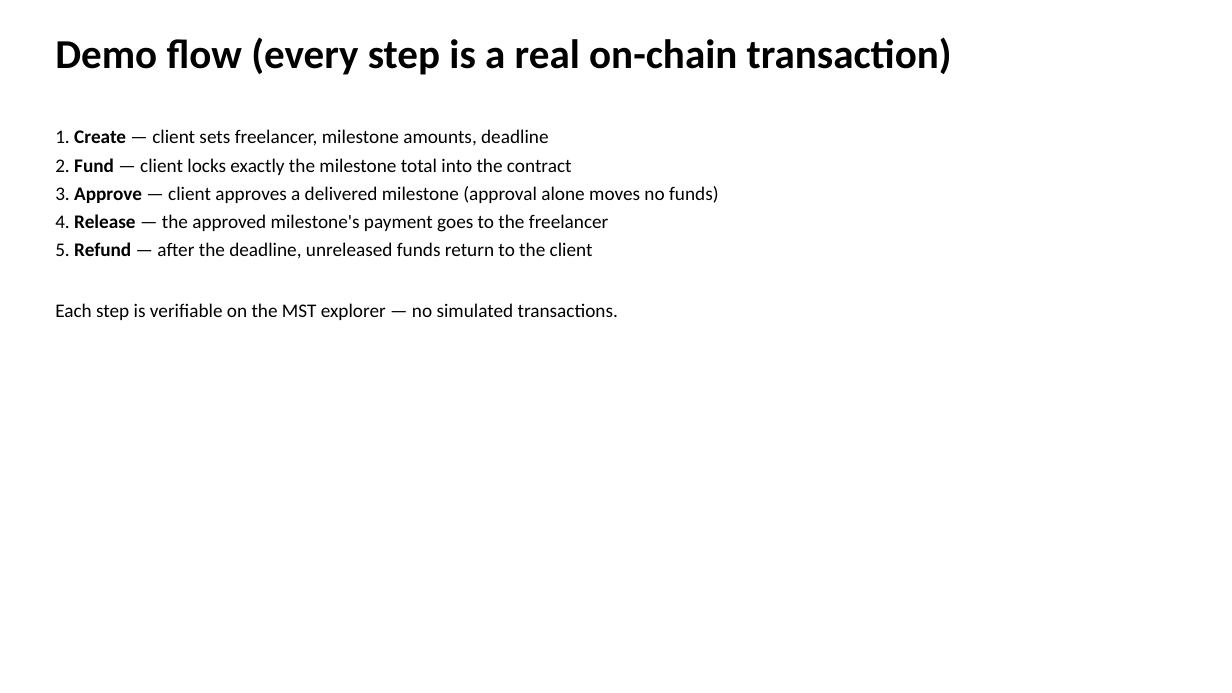
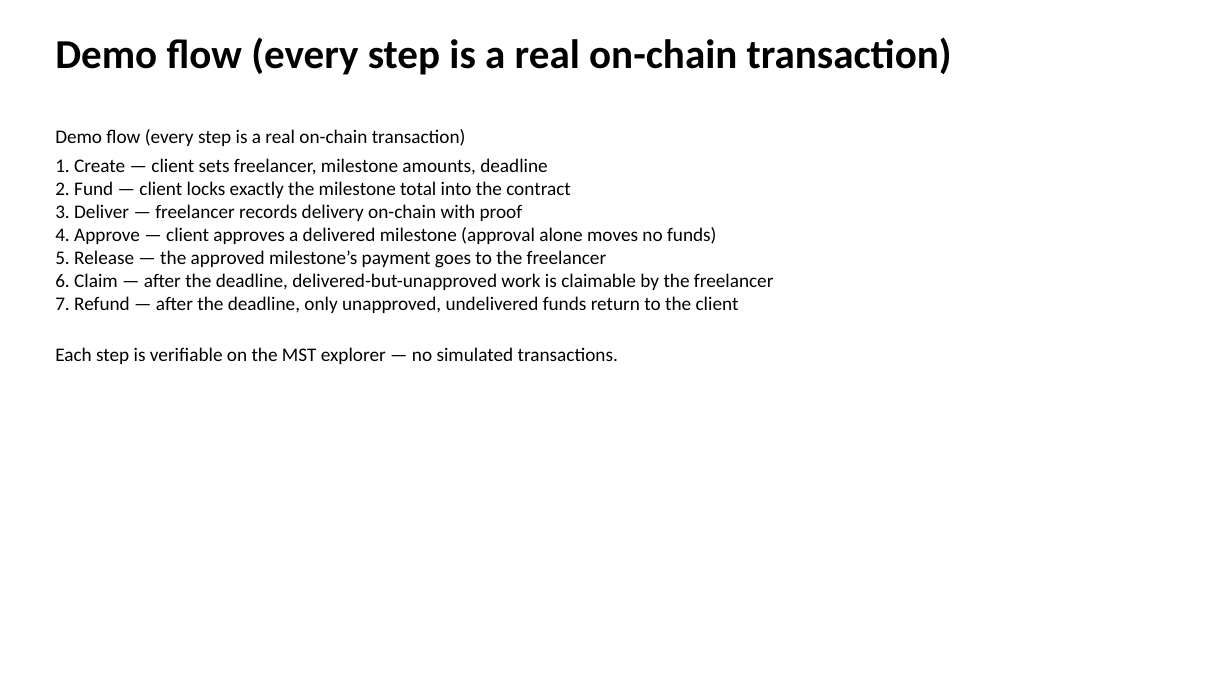
Before and after one commit to eres0045/safepay, a slide deck: slide 4 of docs/safepay-pitch-deck.pptx. Drawn at 1232x693 pixels with LibreOffice and Linux fonts; fonts in the diff are those of the drawing. Boxes give left, top, right and bottom in pixels: in the first picture for what was removed or moved away, otherwise in the second. Text is boxed around its words. In the diff, an @@ line names an element or a change of style, - is before the commit and + after.

Commit message:
Contract v2: delivery + deadline-claim + refund-lock, 11/11 tests, verified Testnet flows, v2 docs/deck

```diff
--- a/docs/safepay-pitch-deck.pptx
+++ b/docs/safepay-pitch-deck.pptx
@@ text at [55, 129, 466, 146]: paragraph added @@
+Demo flow (every step is a real on-chain transaction)
@@ text at [55, 158, 618, 364]: bold off in "Create", "Fund"; less space between paragraphs @@
@@ text at [55, 204, 774, 313]: text changed @@
-3. Approve — client approves a delivered milestone (approval alone moves no funds)
-4. Release — the approved milestone's payment goes to the freelancer
-5. Refund — after the deadline, unreleased funds return to the client
+3. Deliver — freelancer records delivery on-chain with proof
+4. Approve — client approves a delivered milestone (approval alone moves no funds)
+5. Release — the approved milestone’s payment goes to the freelancer
+6. Claim — after the deadline, delivered-but-unapproved work is claimable by the freelancer
+7. Refund — after the deadline, only unapproved, undelivered funds return to the client
```
Also in this commit, not shown: 6 other slides changed, 7 other files.
